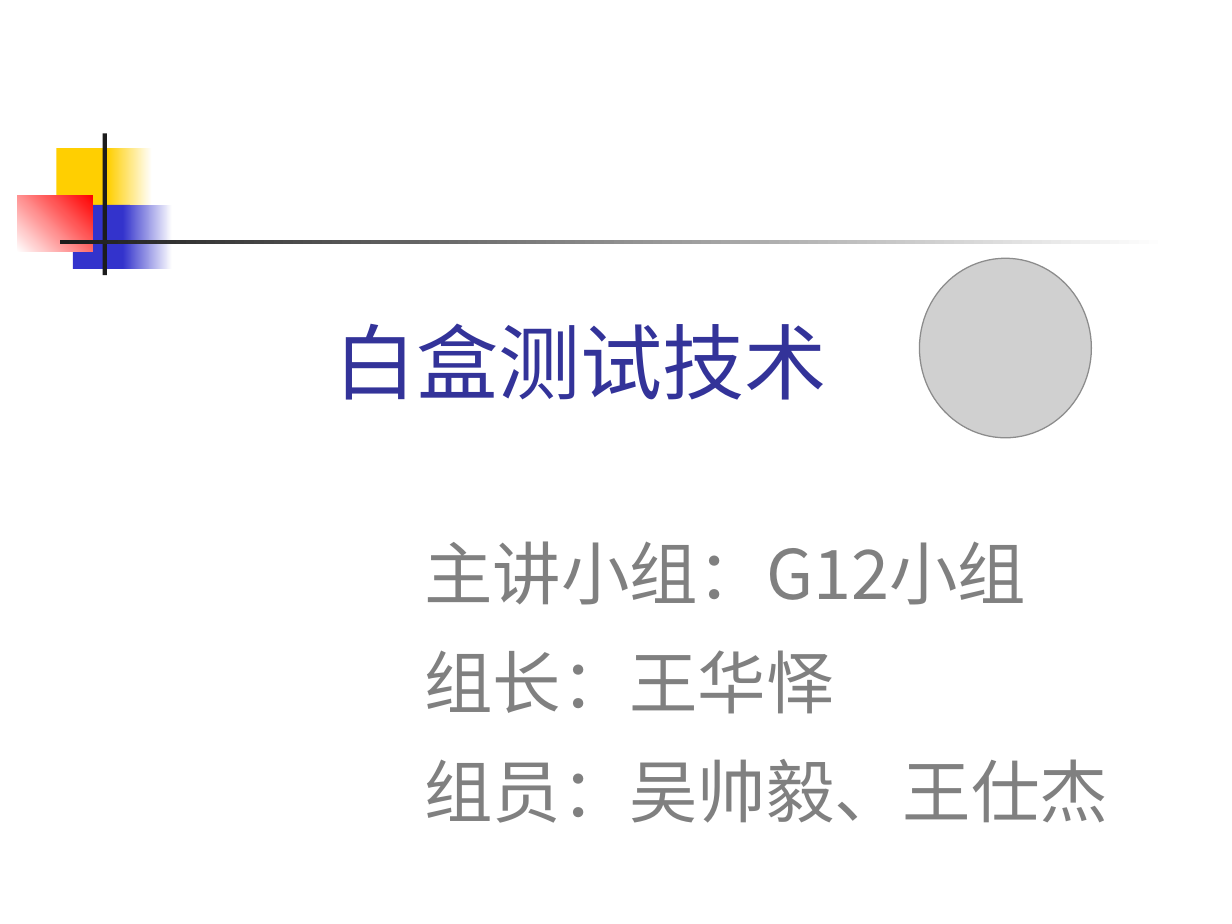
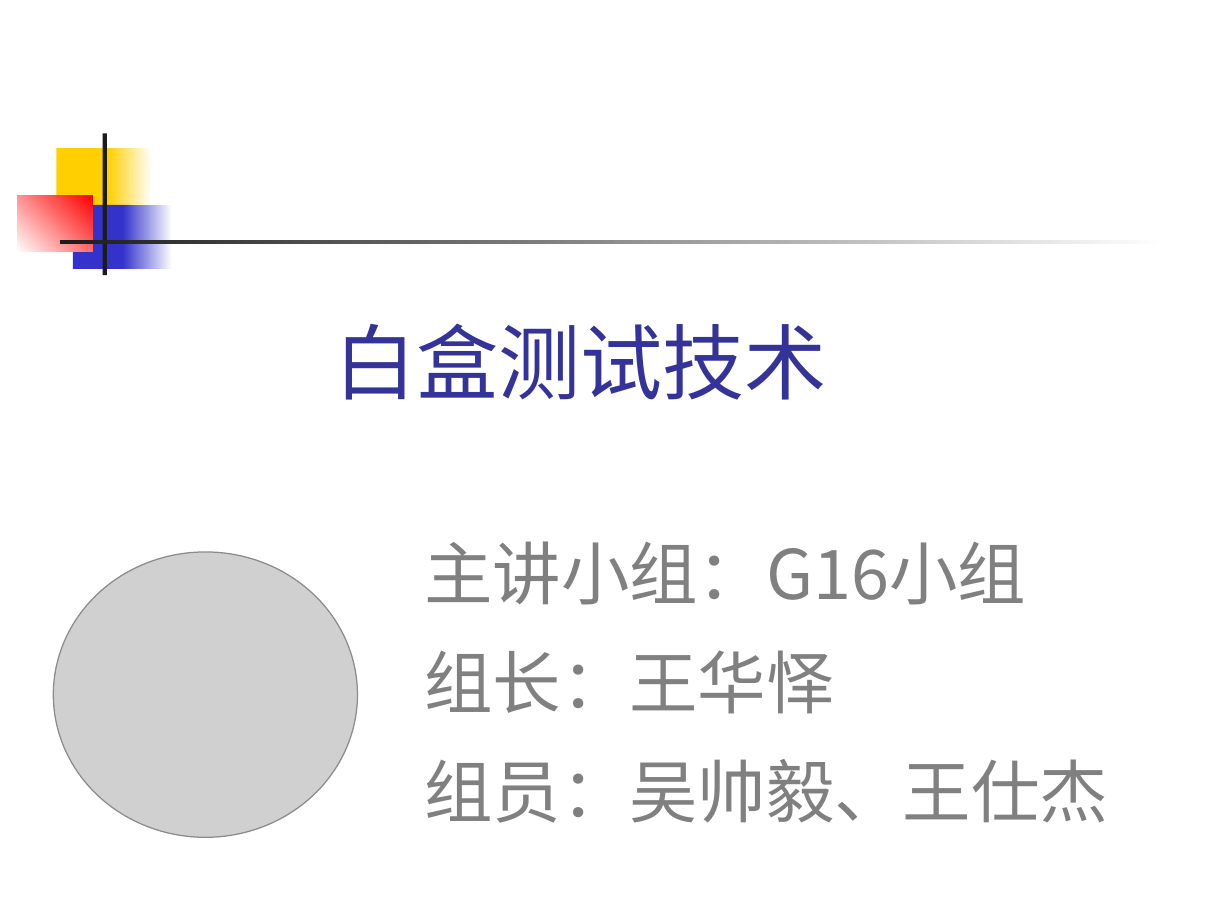
Before and after one commit to 1-518/Three-Kindoms, a slide deck: slide 1 of 白盒黑盒/白盒测试技术/白盒测试技术.pptx. Drawn at 1232x924 pixels with LibreOffice and Linux fonts; fonts in the diff are those of the drawing; grey boxes stand for pictures. Boxes give left, top, right and bottom in pixels: in the first picture for what was removed or moved away, otherwise in the second. Text is boxed around its words. In the diff, an @@ line names an element or a change of style, - is before the commit and + after.

```diff
--- a/白盒黑盒/白盒测试技术/白盒测试技术.pptx
+++ b/白盒黑盒/白盒测试技术/白盒测试技术.pptx
@@ picture: place and size @@
-picture at bbox=[919, 259, 1092, 439]
+picture at bbox=[53, 552, 357, 838]
@@ text at bbox=[424, 541, 1026, 605]: text changed @@
-主讲小组：G12小组
+主讲小组：G16小组
```
Also in this commit, not shown: 8 other slides changed, 2 slides added, 1 slide removed.
